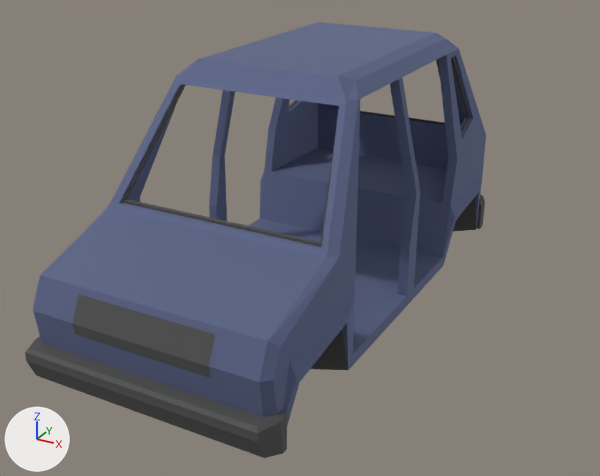
What one commit did to the Blender file Models/Blender/car_chassis.blend.
Rendered twice from a 50 mm camera at (6.69, -12.03, 7.88) aimed at (-0.38, 0.83, 1.45). Every picture has the same lights, and +X, +Y and +Z are marked at lower left. The first picture is the older version.

In view in the first picture: 'Chassis'.
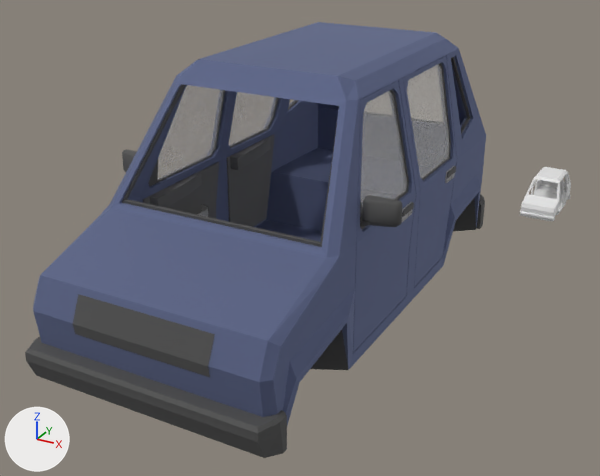
What differs and where, as boxes (x1, y1, x2, y2) in the pictures (600 x 476 px):
'FL_Door', shown: after (353, 80, 416, 352)
'FR_Door', shown: after (122, 85, 231, 219)
'RL_Door', shown: after (402, 55, 457, 287)
'RR_Door', shown: after (225, 92, 283, 227)
'Chassis.001', added: after (520, 167, 571, 221)

What changed in the scene script:
```text
Add me_chassis:
    me_chassis.from_pydata(...)  # 384 vertices, 776 faces; spans x 2.39..3.21, y 6.61..8.4, z 0.36..1.2
Change ob_fl_door:
    remove ob_fl_door.hide_set(True)  # its collection is switched off
Change ob_fr_door:
    remove ob_fr_door.hide_set(True)  # its collection is switched off
Change ob_rl_door:
    remove ob_rl_door.hide_set(True)  # its collection is switched off
Change ob_rr_door:
    remove ob_rr_door.hide_set(True)  # its collection is switched off
Add ob_chassis_001:
    ob_chassis_001 = bpy.data.objects.new('Chassis.001', me_chassis)
    ob_chassis_001.location = (0.0, 0.0, 0.0)
```
